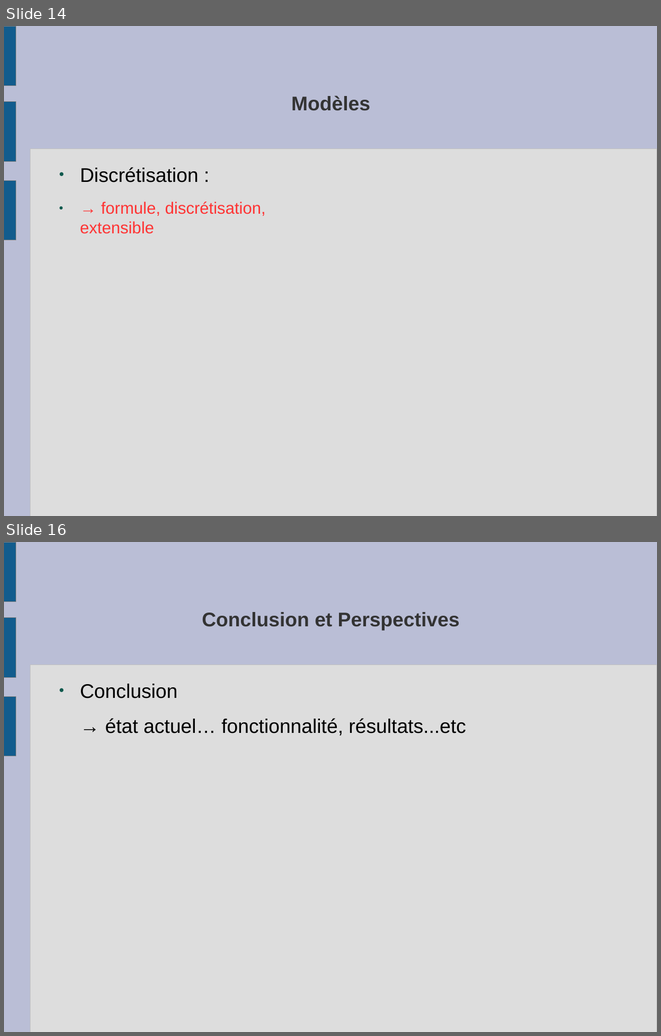
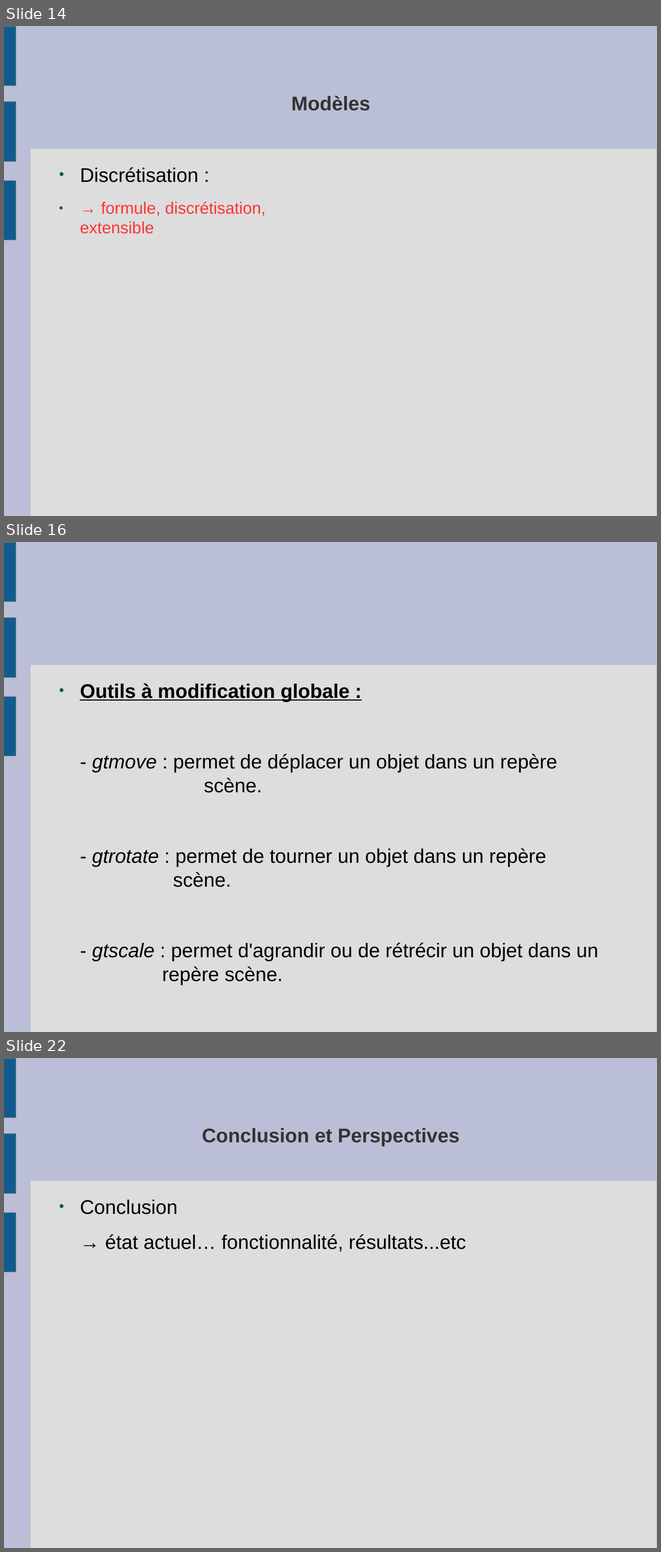
Before and after one commit to slvrgauthier/OpenSculpt, a slide deck: Documentation/Soutenance.odp. Shown one above the other, each under a label of ours: slides 14 and 16 before the commit, slides 14, 16 and 22 after it; the slides between them are not shown. The pictures are 661x1036 and 661x1552 pixels, drawn with LibreOffice and Linux fonts; fonts in the diff are those of the drawing. Boxes give left, top, right and bottom in pixels: in the first picture for what was removed or moved away, otherwise in the second. Text is boxed around its words. In the diff, an @@ line names an element or a change of style, - is before the commit and + after.

```diff
--- a/Documentation/Soutenance.odp
+++ b/Documentation/Soutenance.odp
@@ slide 16 added at (4,542,657,1032), background #BABED6; not listed: 4 template elements that a slide beside it also shows @@
@@ text added at (80,683,598,961), 24 pt, text #000000 @@
+● Outils à modification globale :
+- gtmove : permet de déplacer un objet dans un repère scène.
+- gtrotate : permet de tourner un objet dans un repère scène.
+- gtscale : permet d'agrandir ou de rétrécir un objet dans un repère scène.
@@ what was slide 16 is now slide 22 @@
```
Also in this commit, not shown: 6 other slides added, 1 slide removed, 2 other files.
